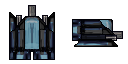
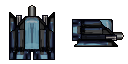
Before/after of a (128, 64) layered artwork. What changed in the layer stack:
renamed "photon cannon side" to "Photon shot side", painted on it over bbox(77, 31, 124, 43)
renamed "photon cannon top" to "Photon shot top", painted on it over bbox(28, 5, 36, 16)
